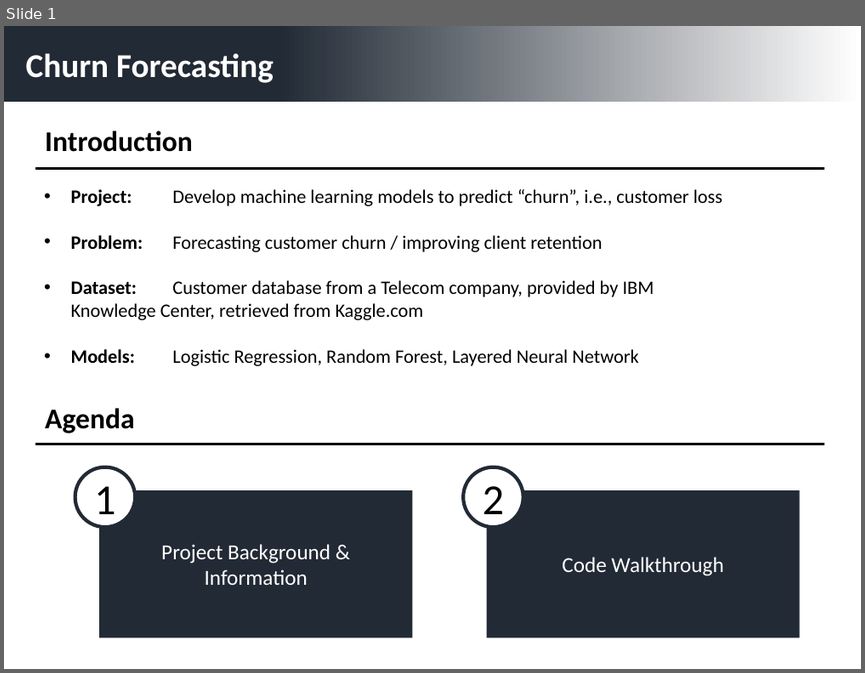
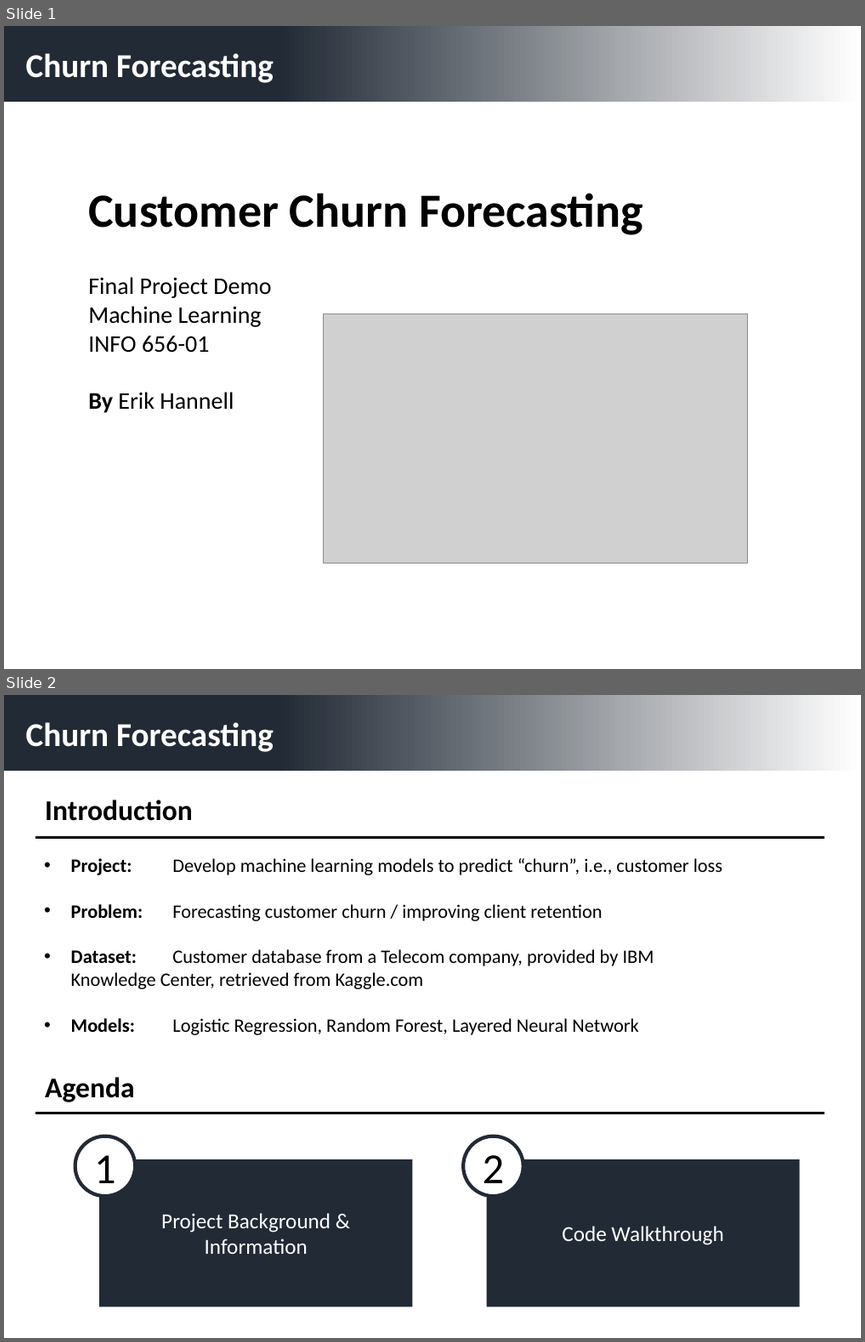
Before and after one commit to ehannell/customer_retention, a slide deck: Presentation Slides/Customer Retention Presentation.pptx. Shown one above the other, each under a label of ours: slide 1 before the commit, slides 1 and 2 after it. The pictures are 865x673 and 865x1342 pixels, drawn with LibreOffice and Linux fonts; fonts in the diff are those of the drawing; grey boxes stand for pictures. Boxes give left, top, right and bottom in pixels: in the first picture for what was removed or moved away, otherwise in the second. Text is boxed around its words. In the diff, an @@ line names an element or a change of style, - is before the commit and + after.

```diff
--- a/Presentation Slides/Customer Retention Presentation.pptx
+++ b/Presentation Slides/Customer Retention Presentation.pptx
@@ slide 1 added at (x1=4, y1=26, x2=861, y2=669), background #FFFFFF @@
@@ rectangle added at (x1=4, y1=26, x2=861, y2=102), fill gradient #222A35 to #FFFFFF @@
@@ text added at (x1=26, y1=53, x2=273, y2=83), 28 pt, text #FFFFFF, bold @@
+Churn Forecasting
@@ text added at (x1=88, y1=193, x2=643, y2=413), 20 pt, text #000000 @@
+Customer Churn Forecasting
+Final Project Demo
+Machine Learning
+INFO 656-01
+By Erik Hannell
@@ picture added at (x1=323, y1=314, x2=747, y2=563) @@
@@ what was slide 1 is now slide 2 @@
```
Also in this commit, not shown: 1 slide changed, 1 slide removed, 2 other files.
